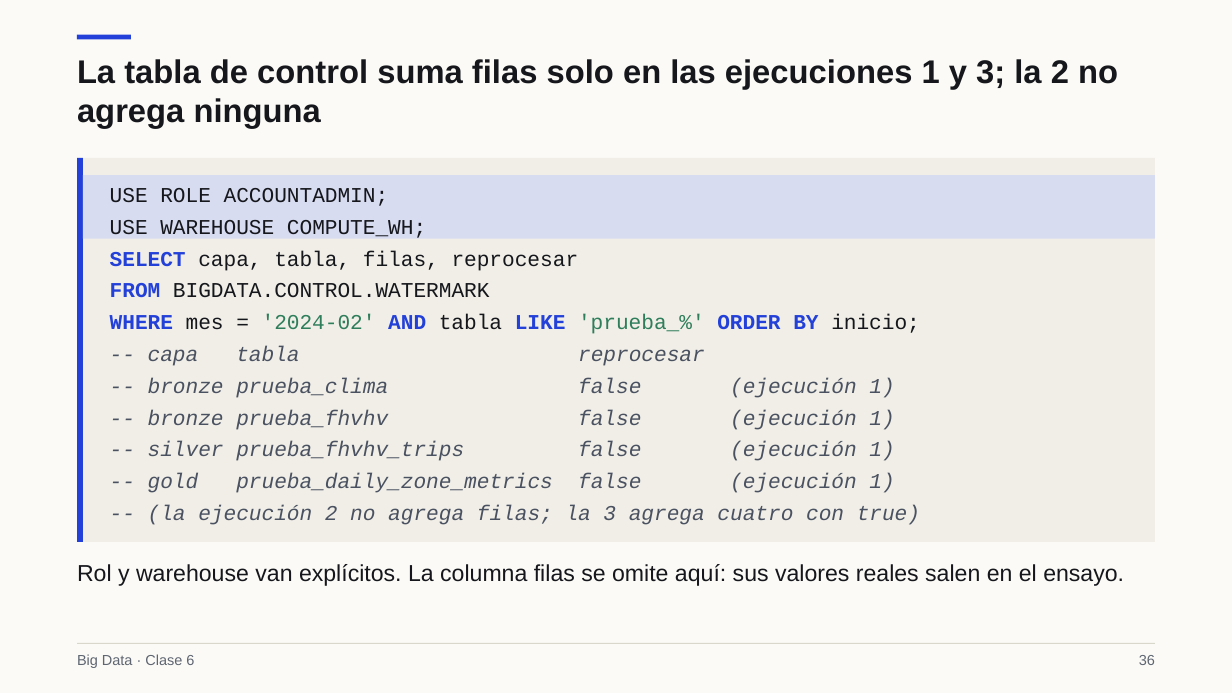
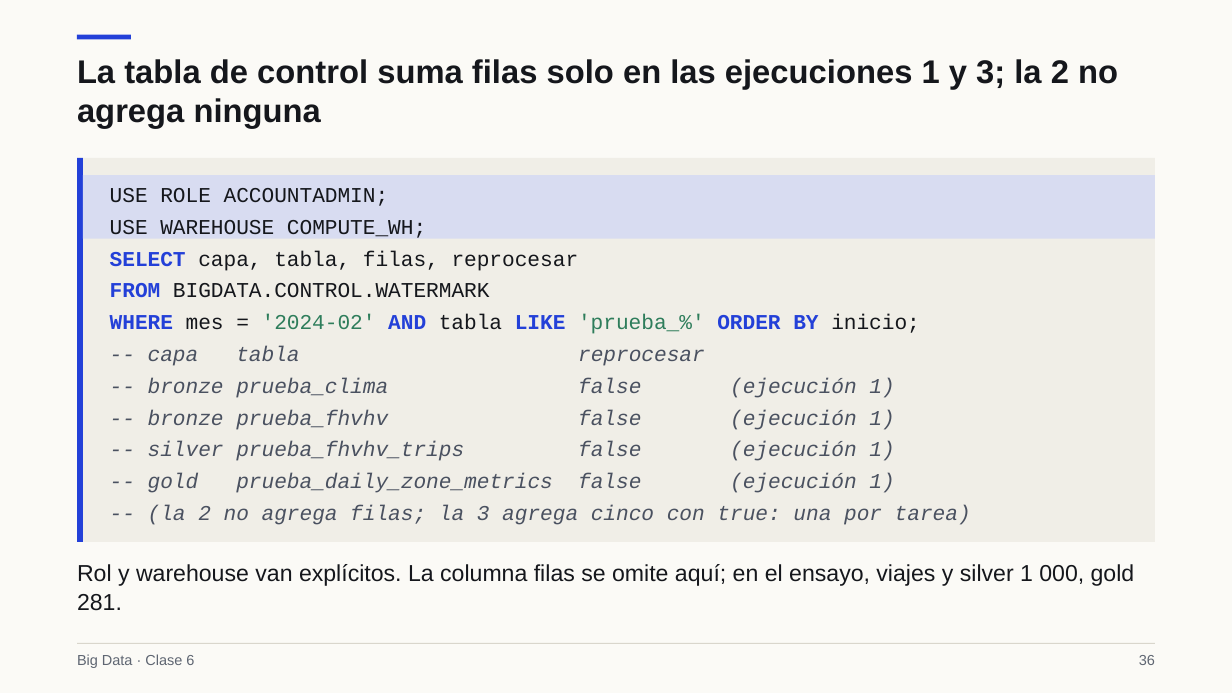
Before and after one commit to Apaezc/bigdata-udem-2026, a slide deck: slide 36 of curso/clase06/deck/slides.pptx. Drawn at 1232x693 pixels with LibreOffice and Linux fonts; fonts in the diff are those of the drawing. Boxes give left, top, right and bottom in pixels: in the first picture for what was removed or moved away, otherwise in the second. Text is boxed around its words. In the diff, an @@ line names an element or a change of style, - is before the commit and + after.

```diff
--- a/curso/clase06/deck/slides.pptx
+++ b/curso/clase06/deck/slides.pptx
@@ text at [148,505,971,525]: text changed @@
--- (la ejecución 2 no agrega filas; la 3 agrega cuatro con true)
+-- (la 2 no agrega filas; la 3 agrega cinco con true: una por tarea)
@@ text at [77,564,1135,611]: text changed @@
-Rol y warehouse van explícitos. La columna filas se omite aquí: sus valores reales salen en el ensayo.
+Rol y warehouse van explícitos. La columna filas se omite aquí; en el ensayo, viajes y silver 1 000, gold 281.
```
Also in this commit, not shown: 3 other slides changed, 5 other files.
